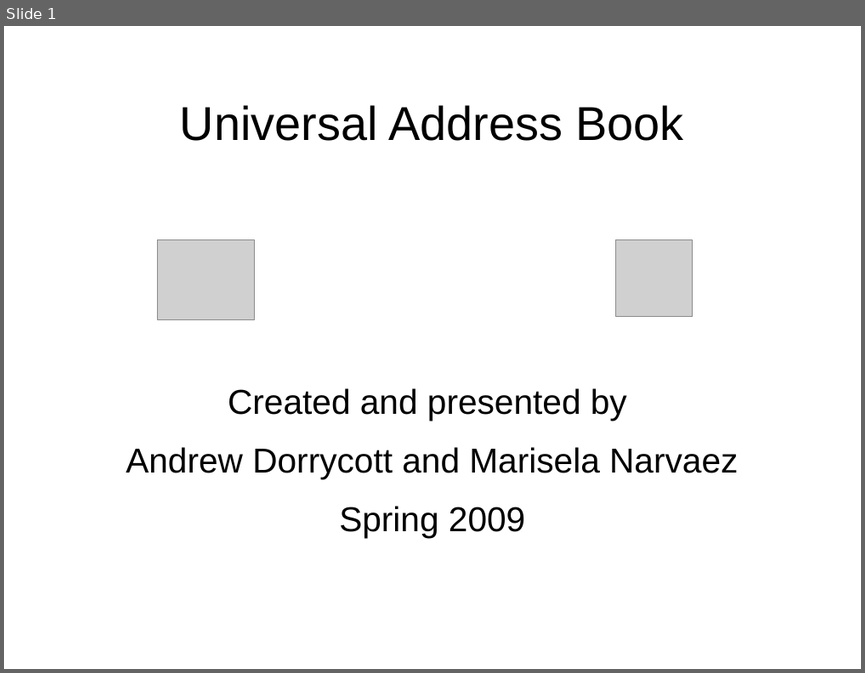
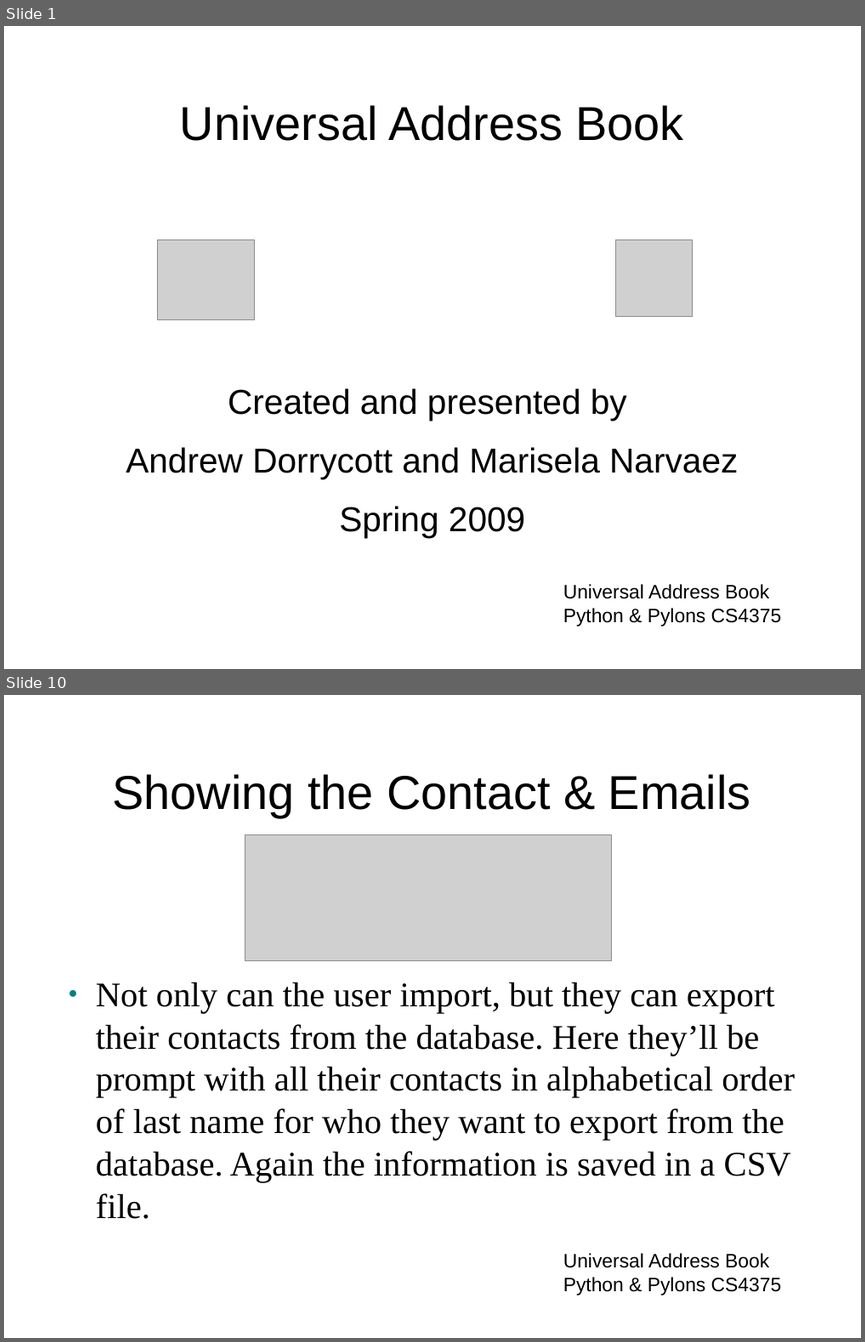
Before and after one commit to tdyhacker/pythonexploration, a slide deck: compeggirl/UnivAddBook Poster Presentation.ppt. Shown one above the other, each under a label of ours: slide 1 before the commit, slides 1 and 10 after it; the slides between them are not shown. The pictures are 865x673 and 865x1342 pixels, drawn with LibreOffice and Linux fonts; fonts in the diff are those of the drawing; grey boxes stand for pictures; background and template pictures are left out. Boxes give left, top, right and bottom in pixels: in the first picture for what was removed or moved away, otherwise in the second. Text is boxed around its words. In the diff, an @@ line names an element or a change of style, - is before the commit and + after.

```diff
--- a/compeggirl/UnivAddBook Poster Presentation.ppt
+++ b/compeggirl/UnivAddBook Poster Presentation.ppt
@@ slide 10 added at (4,695,861,1338), background picture (left out) @@
@@ title added at (113,774,751,817), 44 pt, text #000000 @@
+Showing the Contact & Emails
@@ picture added at (245,835,612,960) @@
@@ text added at (96,981,794,1219), 32 pt, text #000000 @@
+● Not only can the user import, but they can export their contacts from the database. Here they’ll be prompt with all their contacts in alphabetical order of last name for who they want to export from the database. Again the information is saved in a CSV file.
@@ text added at (563,1253,782,1295), 18 pt, text #000000 @@
+Universal Address Book
+Python & Pylons CS4375
@@ slide 1 changed as well @@
@@ text added at (563,584,782,626), 18 pt, text #000000 @@
+Universal Address Book
+Python & Pylons CS4375
```
Also in this commit, not shown: 10 other slides added, 5 slides removed, 7 other files.
